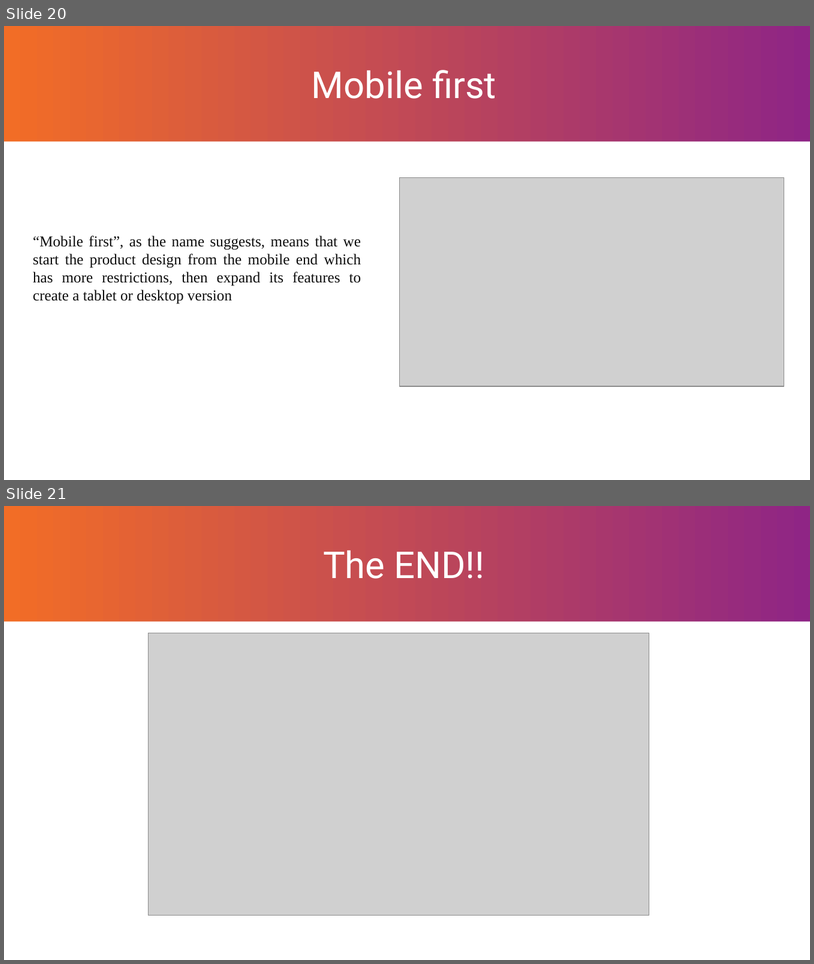
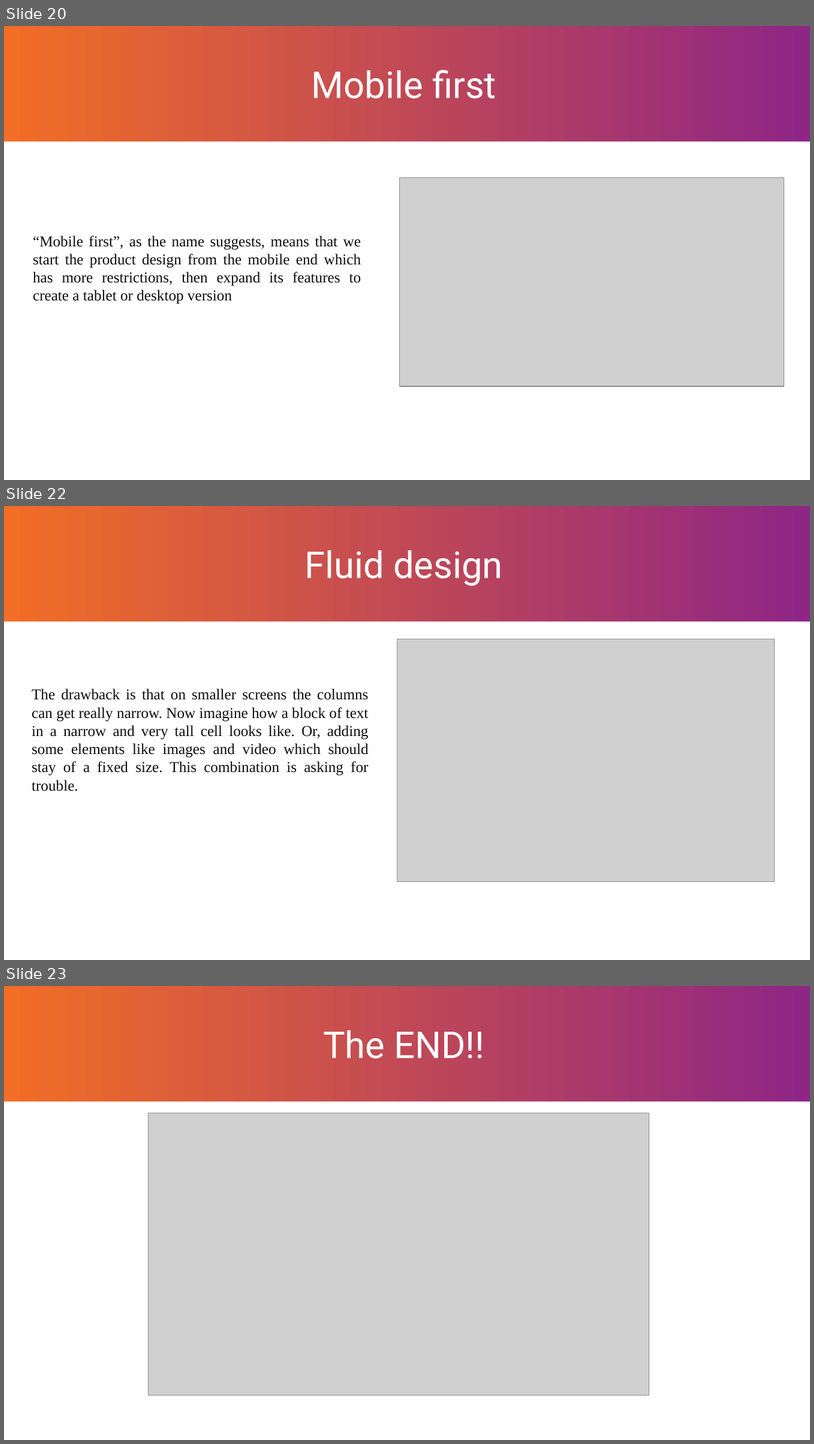
Before and after one commit to Taras-SS/Topics, a slide deck: responsive_design.pptx. Shown one above the other, each under a label of ours: slides 20 and 21 before the commit, slides 20, 22 and 23 after it; the slides between them are not shown. The pictures are 814x964 and 814x1444 pixels, drawn with LibreOffice and Linux fonts; fonts in the diff are those of the drawing; grey boxes stand for pictures; background and template pictures are left out. Boxes give left, top, right and bottom in pixels: in the first picture for what was removed or moved away, otherwise in the second. Text is boxed around its words. In the diff, an @@ line names an element or a change of style, - is before the commit and + after.

```diff
--- a/responsive_design.pptx
+++ b/responsive_design.pptx
@@ slide 22 added at (4,506,810,960), background gradient #8F2585 to #F26D26; not listed: 1 template element that a slide beside it also shows @@
@@ title added at (305,550,503,586), 44 pt, text #FFFFFF @@
+Fluid design
@@ picture added at (398,639,776,882) @@
@@ text added at (32,688,369,791), 18 pt, text #0D0D0D @@
+The drawback is that on smaller screens the columns can get really narrow. Now imagine how a block of text in a narrow and very tall cell looks like. Or, adding some elements like images and video which should stay of a fixed size. This combination is asking for trouble.
@@ what was slide 21 is now slide 23 @@
```
Also in this commit, not shown: 1 slide changed, 1 other slide added.
